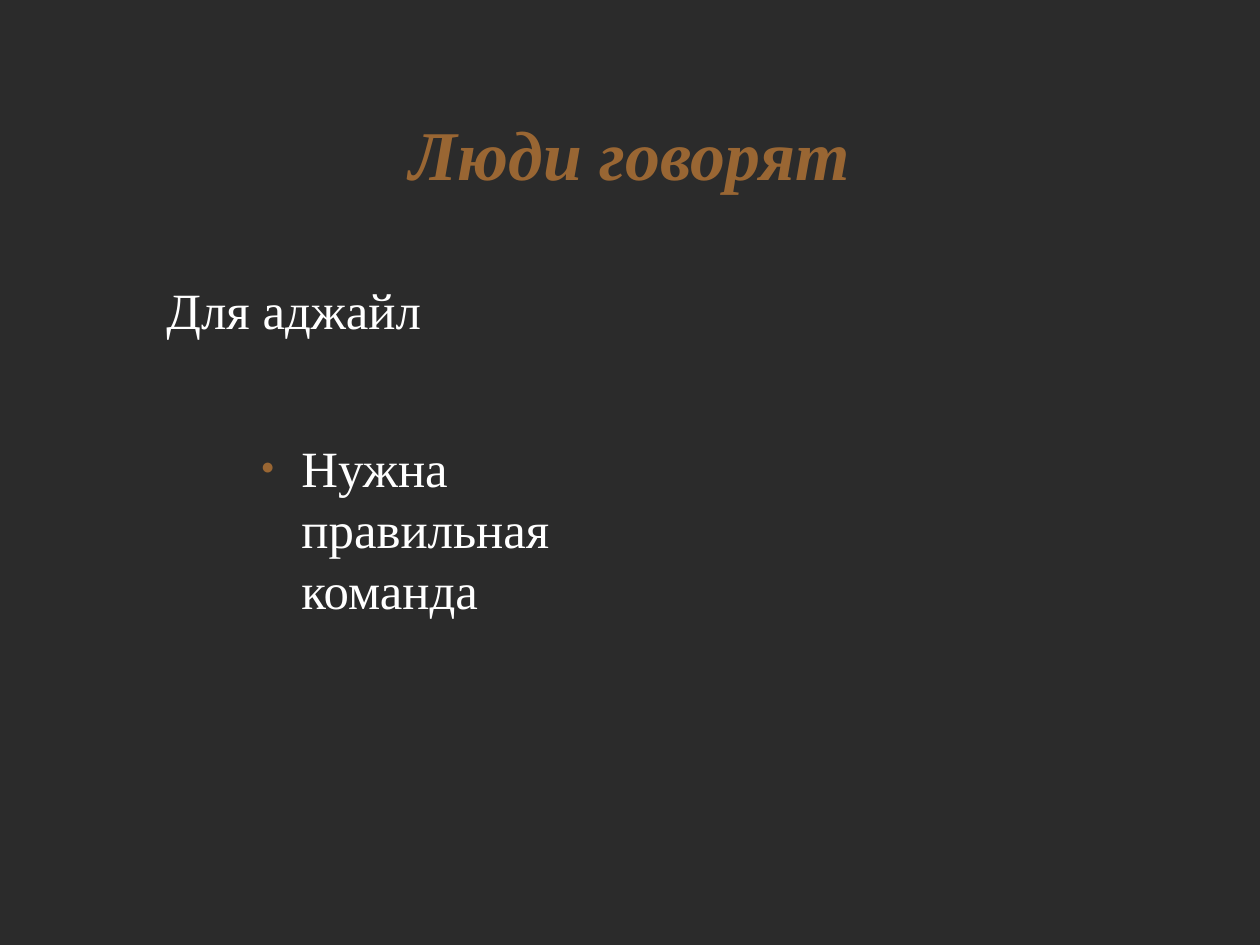
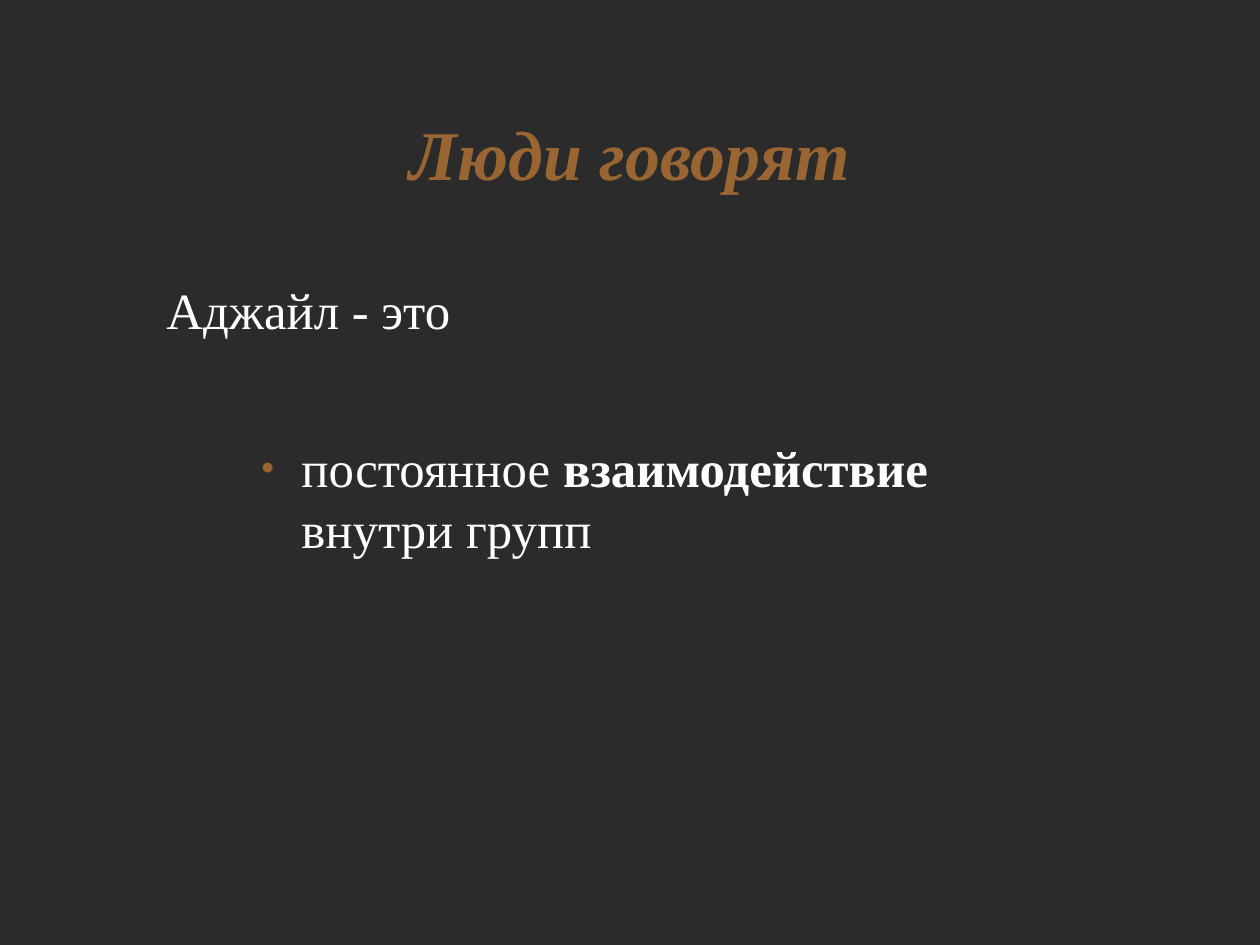
Before and after one commit to asolntsev/presentations, a slide deck: slide 7 of agile-technical-practices/agile-church.odp (slide 8 before the commit). Drawn at 1260x945 pixels with LibreOffice and Linux fonts; fonts in the diff are those of the drawing; background and template pictures are left out; a plain dark background stands for a picture behind light text. Boxes give left, top, right and bottom in pixels: in the first picture for what was removed or moved away, otherwise in the second. Text is boxed around its words. In the diff, an @@ line names an element or a change of style, - is before the commit and + after.

```diff
--- a/agile-technical-practices/agile-church.odp
+++ b/agile-technical-practices/agile-church.odp
@@ text at bbox=[166, 294, 450, 339]: text changed @@
-Для аджайл
+Аджайл - это
@@ text at bbox=[301, 452, 928, 558]: text changed @@
-● Нужна
-  правильная
-  команда
+● постоянное взаимодействие
+  внутри групп
```
Also in this commit, not shown: 3 other slides changed, 2 slides added, 1 slide removed.
